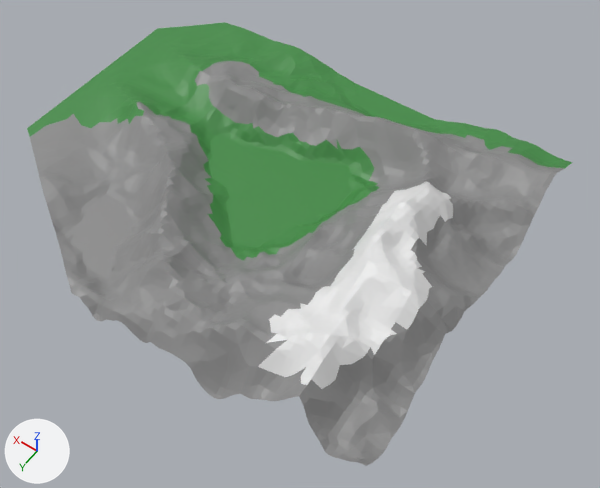
An edit to the glTF model public/models/map.glb, drawn before and after from the same camera.
Both versions are drawn from a 50 mm lens placed at (-0.741, 0.998, 1.777), pointed at (0.073, -0.141, -0.014). Lighting does not change. The marker at lower left points along +X, +Y and +Z. Vertices at the same position are counted once.

The first picture shows 'Landscape.001'.
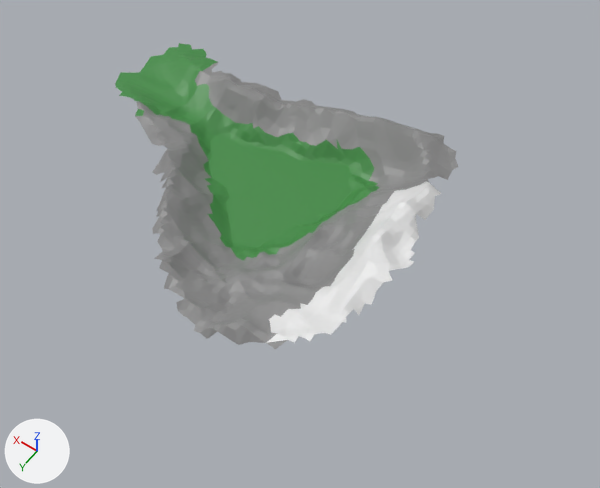
Commit message: Cut the map model

What changed in the scene script:
```text
Change me_landscape_001:
    used by ob_landscape_001; location = (0.0, 0.0, 0.0)
    remove me_landscape_001.from_pydata(...)  # 2669 vertices, 5163 faces; spans x -0.442..1.0, y -0.783..0.367, z 0.0..0.246
    add me_landscape_001.from_pydata(...)  # 1363 vertices, 2549 faces; spans x -0.276..0.941, y -0.639..0.292, z 0.0..0.246
    me_landscape_001 part 1: 1306 vertices removed from x -0.442..1.0, y -0.783..0.367, z 0.0..0.228
```

Changed parts and their boxes [x1, y1, x2, y2] in the pictures (600 x 488 px):
'Landscape.001', reshaped (37% narrower, 31% shorter): before [27, 22, 573, 466]; after [115, 43, 458, 349]
part 1 of me_landscape_001, deleted: before [27, 22, 573, 466]
